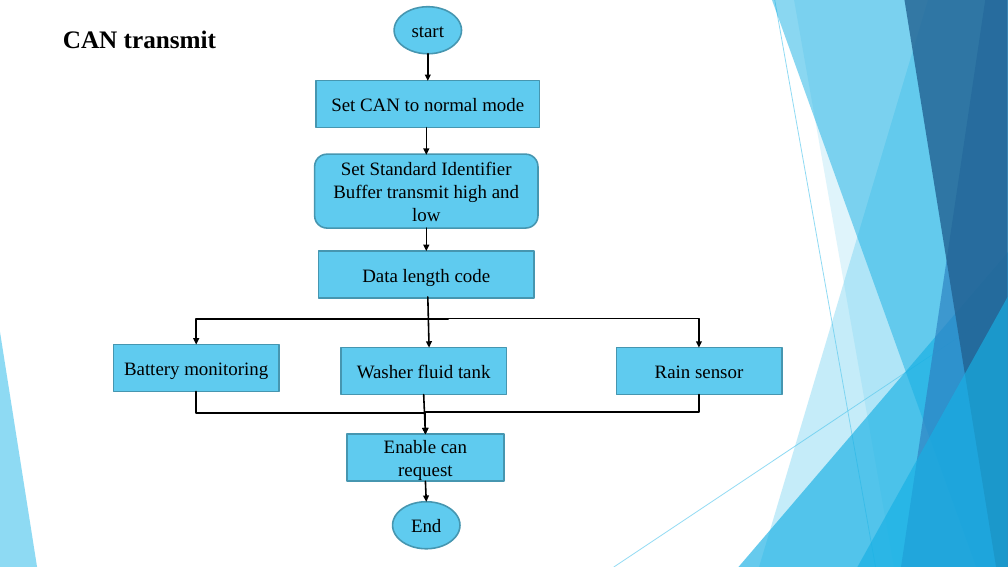
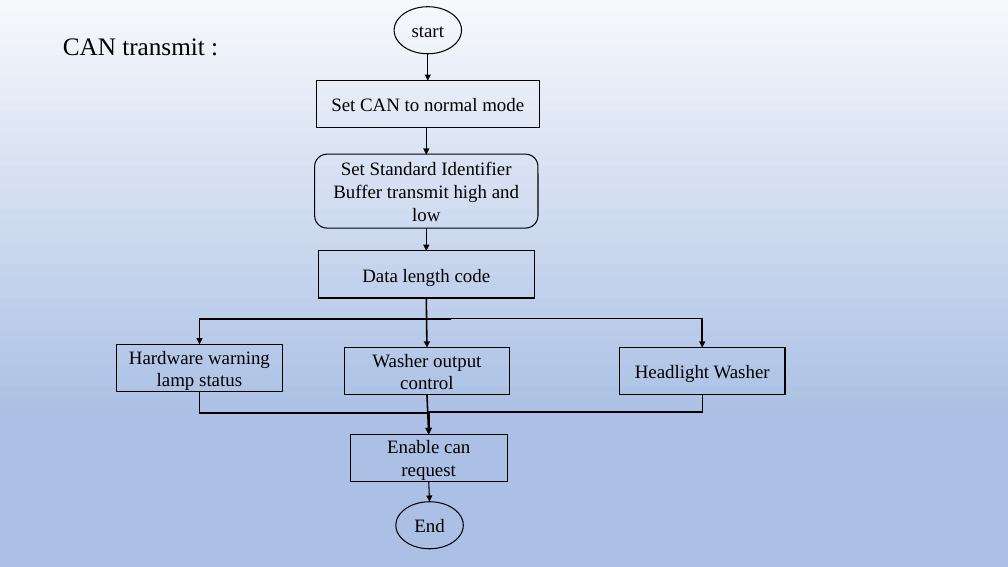
Before and after one commit to SKUP-BATCH4/TEAM-1_WIPER-AND-WASHER, a slide deck: slide 11 of WIPER_AND_WASHER10.pptx (slide 9 before the commit). Drawn at 1008x567 pixels with LibreOffice and Linux fonts; fonts in the diff are those of the drawing. Boxes give left, top, right and bottom in pixels: in the first picture for what was removed or moved away, otherwise in the second. Text is boxed around its words. In the diff, an @@ line names an element or a change of style, - is before the commit and + after.

```diff
--- a/WIPER_AND_WASHER10.pptx
+++ b/WIPER_AND_WASHER10.pptx
@@ background #FFFFFF to gradient #F6F8FC to #ABC0E4 to #C7D5ED @@
@@ title "CAN transmit :" at [63, 38, 205, 56]: vertical alignment top to middle @@
@@ title at [63, 38, 205, 56]: text changed; bold off @@
-CAN transmit
+CAN transmit :
@@ arrow (428, 54) - (428, 81): stroke #000000 1.5 pt to #000000 1 pt @@
@@ arrow (426, 128) - (426, 155): stroke #000000 1.5 pt to #000000 1 pt @@
@@ arrow (426, 228) - (426, 251): stroke #000000 1.5 pt to #000000 1 pt @@
@@ group removed at [0, 0, 1008, 567]: 5 freeform shapes, 3 triangles, 2 lines @@
@@ fill #5FCBEF to none; outline #4696B1 1.5 pt to #000000 1 pt in 9 elements at [394, 7, 461, 54], [316, 81, 539, 128], [315, 154, 538, 228], [318, 251, 534, 298], [350, 434, 507, 481], [396, 502, 464, 549], [344, 348, 510, 395], [620, 348, 786, 395], [116, 345, 282, 392] @@
@@ text in rectangle at [129, 351, 270, 390]: text changed @@
-Battery monitoring
+Hardware warning lamp status
@@ text in rectangle at [372, 354, 481, 389]: text changed @@
-Washer fluid tank
+Washer output control
@@ 4 elbow arrows, 2 arrows, 1 ellipse, 1 rectangle: place and size @@
-4 elbow arrows, 2 arrows, 1 ellipse, 1 rectangle at [197, 319, 782, 549]
+4 elbow arrows, 2 arrows, 1 ellipse, 1 rectangle at [200, 319, 786, 549]
@@ text in rectangle at [635, 365, 770, 382]: text changed @@
-Rain sensor
+Headlight Washer
@@ arrow (429, 482) - (430, 502): stroke #000000 1.5 pt to #000000 1 pt @@
```
Also in this commit, not shown: 12 other slides changed, 3 slides added.
